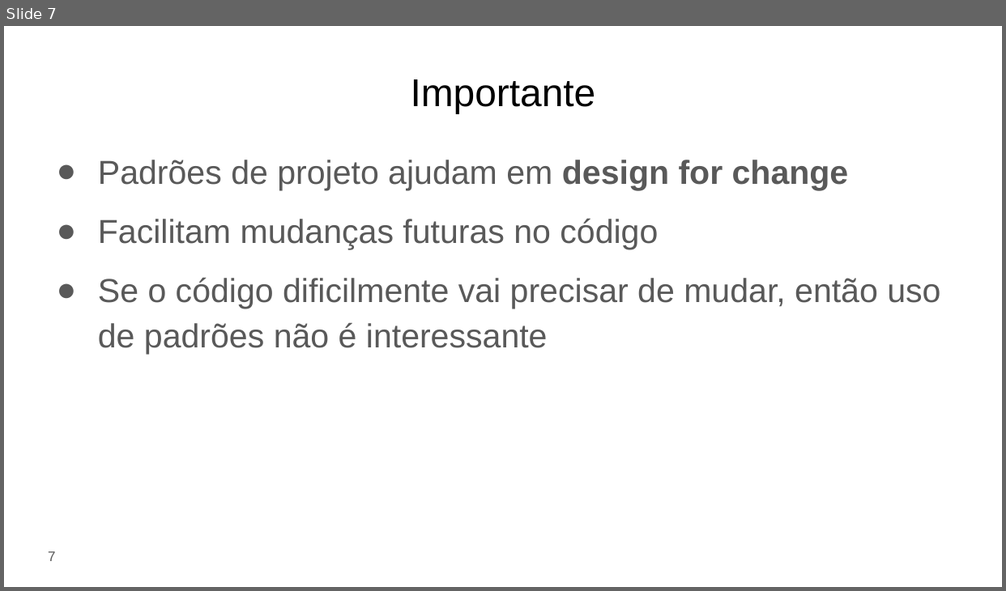
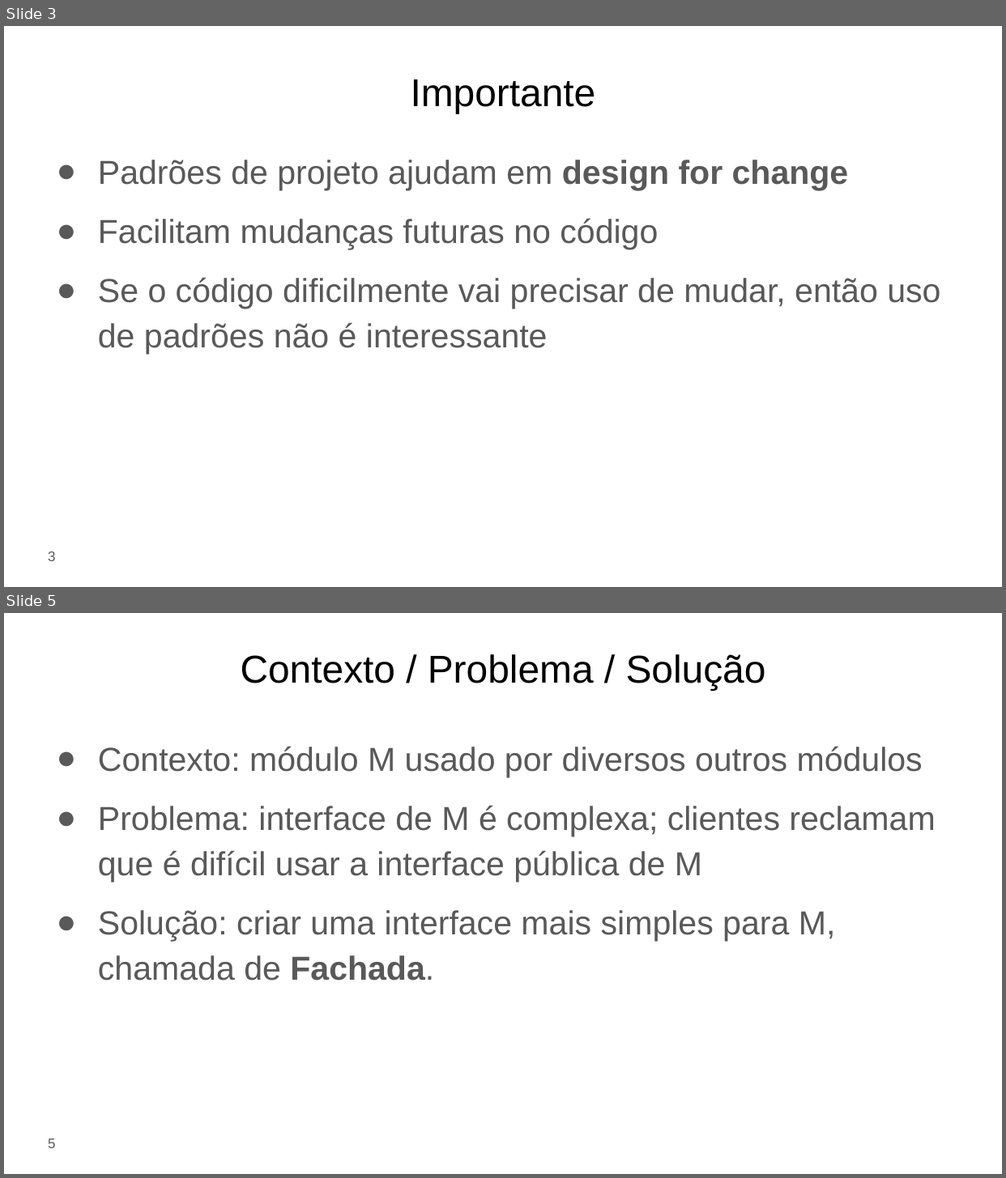
Before and after one commit to eduardocunha11/firstblog, a slide deck: aulas/gsi526/aula17-padroes-de-projeto.pptx. Shown one above the other, each under a label of ours: slide 7 before the commit, slides 3 and 5 after it; the slides between them are not shown. The pictures are 1006x591 and 1006x1178 pixels, drawn with LibreOffice and Linux fonts; fonts in the diff are those of the drawing. Boxes give left, top, right and bottom in pixels: in the first picture for what was removed or moved away, otherwise in the second. Text is boxed around its words. In the diff, an @@ line names an element or a change of style, - is before the commit and + after.

```diff
--- a/aulas/gsi526/aula17-padroes-de-projeto.pptx
+++ b/aulas/gsi526/aula17-padroes-de-projeto.pptx
@@ slide 5 added at bbox=[4, 613, 1002, 1174], background #FFFFFF @@
@@ title added at bbox=[241, 654, 766, 691], 28 pt, text #000000 @@
+Contexto / Problema / Solução
@@ text added at bbox=[98, 746, 935, 981], 24 pt, text #595959 @@
+● Contexto: módulo M usado por diversos outros módulos
+● Problema: interface de M é complexa; clientes reclamam que é difícil usar a interface pública de M
+● Solução: criar uma interface mais simples para M, chamada de Fachada.
@@ page number added at bbox=[48, 1139, 56, 1148], 10 pt, text #595959 @@
+5
@@ what was slide 7 is now slide 3 @@
@@ page number at bbox=[48, 552, 56, 561]: text changed @@
-7
+3
```
Also in this commit, not shown: 5 slides changed, 46 other slides added, 37 slides removed, 34 other files.
